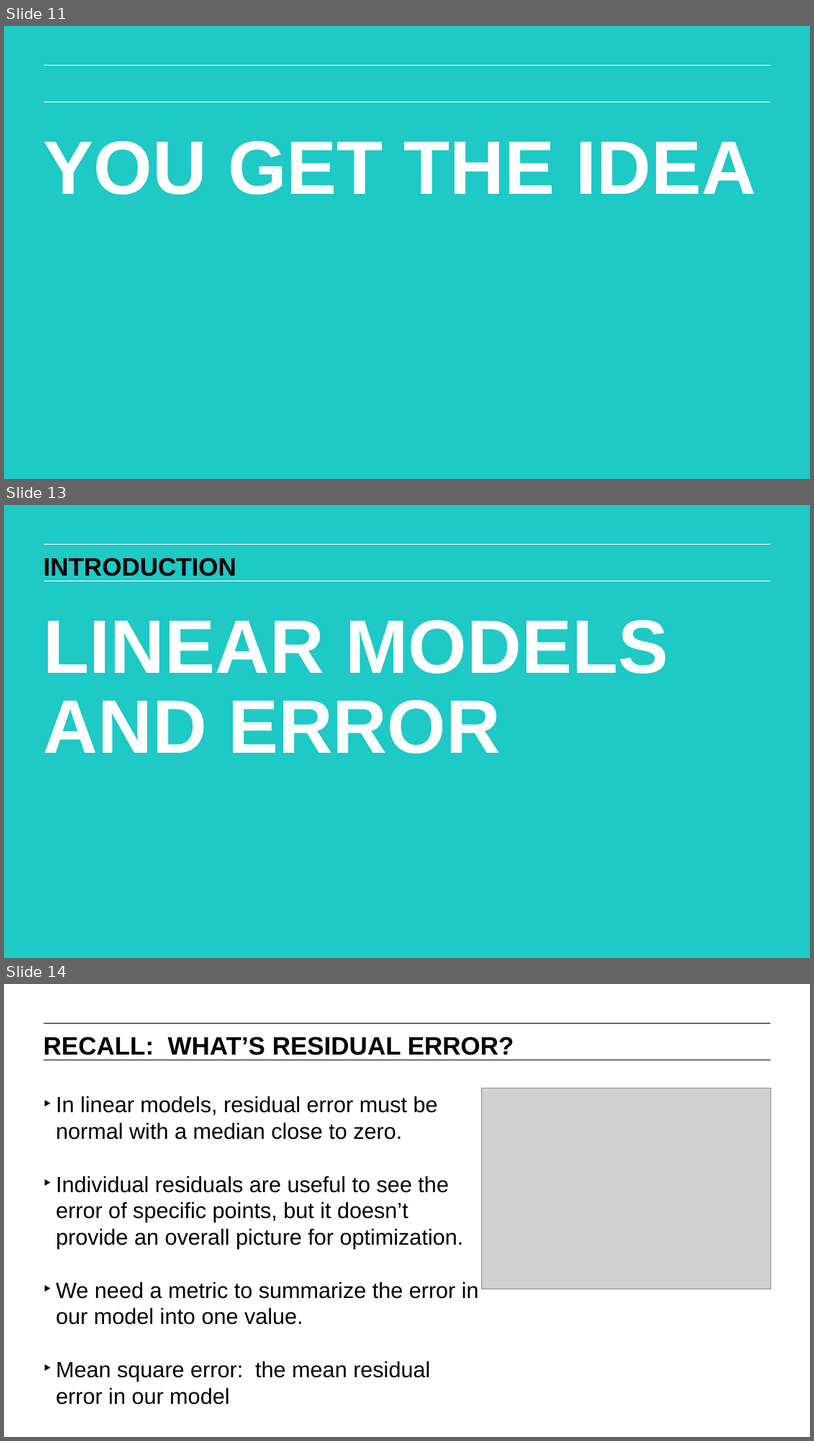
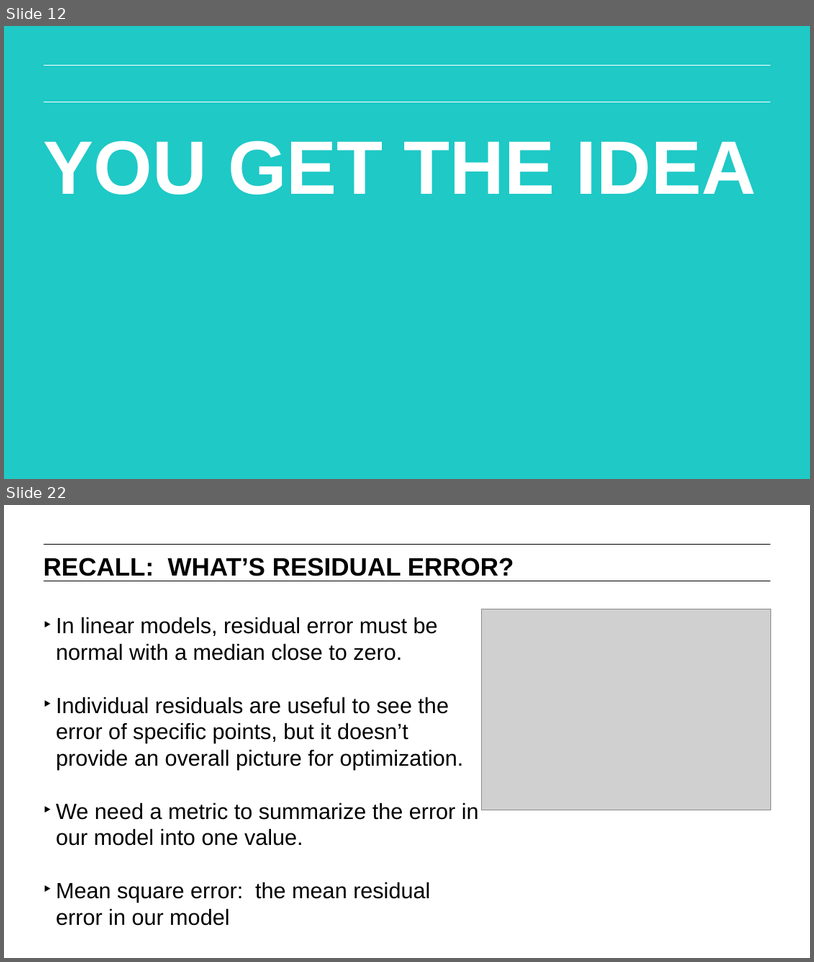
Before and after one commit to matanefron/data-sets, a slide deck: lessons/lesson-7/07-evaluating-model-fit_redux.pptx. Shown one above the other, each under a label of ours: slides 11, 13 and 14 before the commit, slides 12 and 22 after it; the slides between them are not shown. The pictures are 814x1441 and 814x962 pixels, drawn with LibreOffice and Linux fonts; fonts in the diff are those of the drawing; grey boxes stand for pictures. Boxes give left, top, right and bottom in pixels: in the first picture for what was removed or moved away, otherwise in the second. Text is boxed around its words. In the diff, an @@ line names an element or a change of style, - is before the commit and + after.

```diff
--- a/lessons/lesson-7/07-evaluating-model-fit_redux.pptx
+++ b/lessons/lesson-7/07-evaluating-model-fit_redux.pptx
@@ slide 13 removed at [4,505,810,958], background #1EC9C6; not listed: 4 template elements that a slide beside it also shows @@
@@ text removed at [44,558,237,576] @@
-INTRODUCTION
@@ text removed at [44,619,669,753] @@
-LINEAR MODELS AND ERROR
@@ what was slide 11 is now slide 12 @@
@@ what was slide 14 is now slide 22 @@
```
Also in this commit, not shown: 1 slide changed, 9 slides added, 3 other files.
